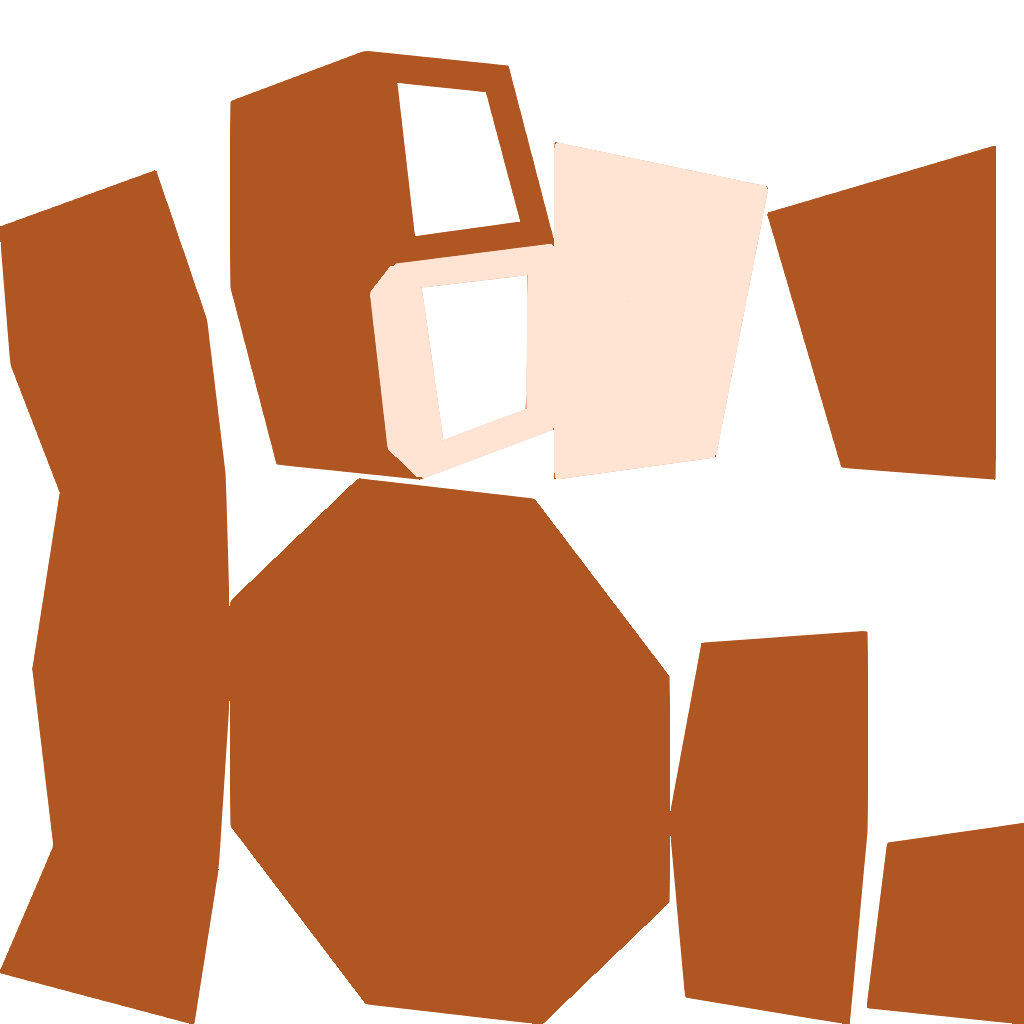
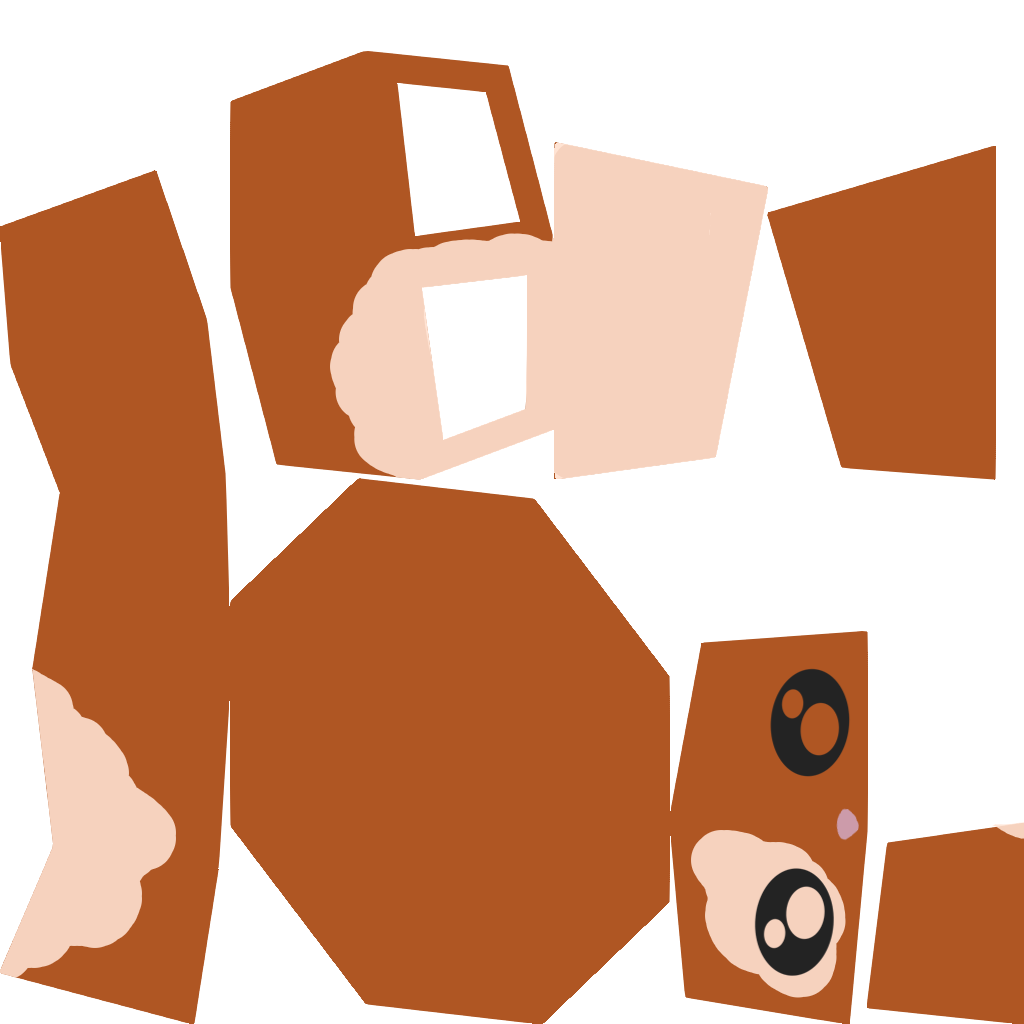
Layered file, before and after one edit (1024 × 1024). Changes by layer:
added layer "Calque de dessin 4 (collé)" above "Calque de dessin 3" over [691, 668, 859, 984]
added layer "Calque de dessin 3" above "Calque de remplissage 2" over [768, 704, 859, 896]
